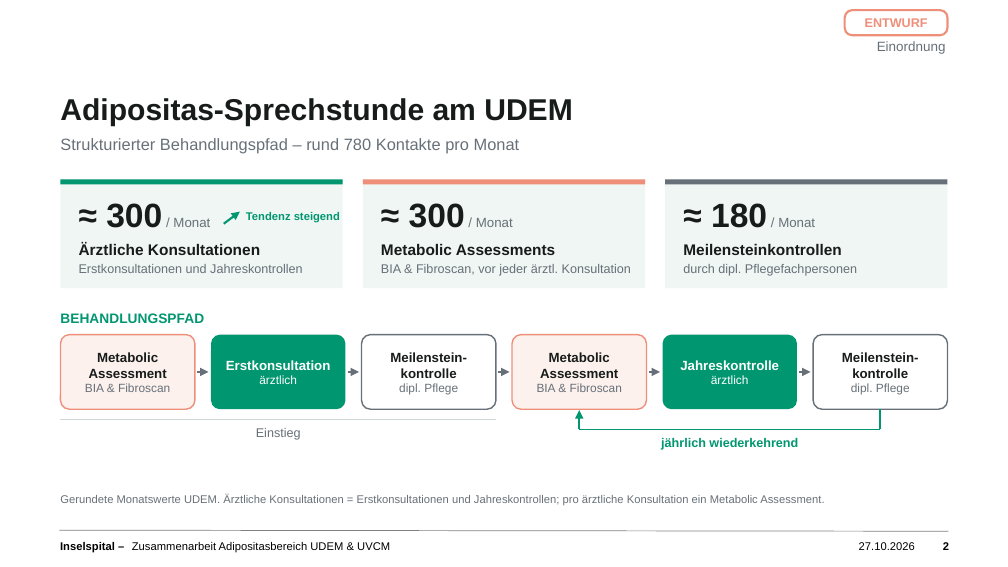
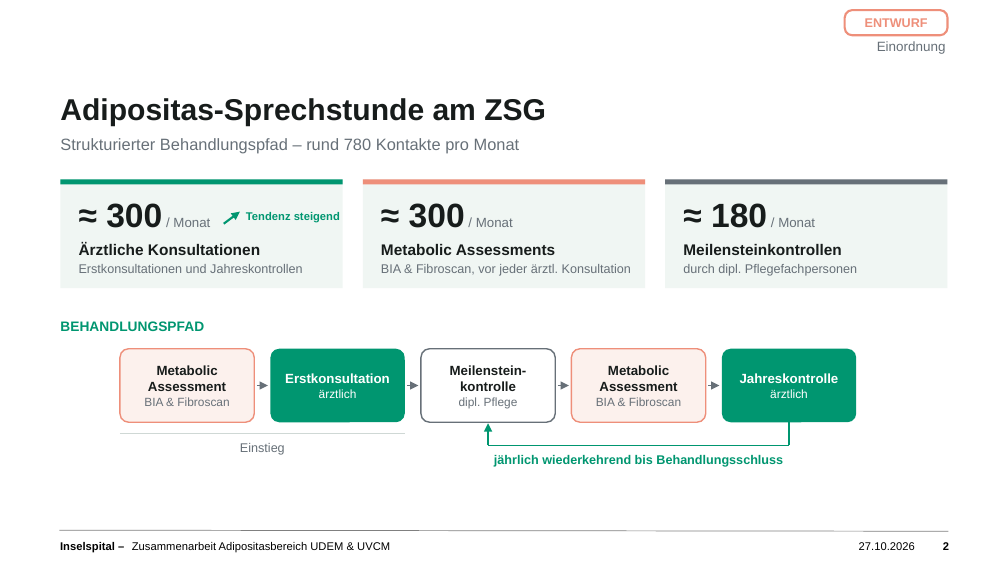
Before and after one commit to salmonplnk/Masterarbeit, a slide deck: slide 2 of praesentation/Zusammenarbeit_Adipositas_UDEM_UVCM_Entwurf.pptx. Drawn at 1008x567 pixels with LibreOffice and Linux fonts; fonts in the diff are those of the drawing; background and template pictures are left out. Boxes give left, top, right and bottom in pixels: in the first picture for what was removed or moved away, otherwise in the second. Text is boxed around its words. In the diff, an @@ line names an element or a change of style, - is before the commit and + after.

```diff
--- a/praesentation/Zusammenarbeit_Adipositas_UDEM_UVCM_Entwurf.pptx
+++ b/praesentation/Zusammenarbeit_Adipositas_UDEM_UVCM_Entwurf.pptx
@@ text at [60,98,546,127]: text changed @@
-Adipositas-Sprechstunde am UDEM
+Adipositas-Sprechstunde am ZSG
@@ text "BEHANDLUNGSPFAD": place and size @@
-text "BEHANDLUNGSPFAD" at [60,313,204,323]
+text "BEHANDLUNGSPFAD" at [60,321,204,331]
@@ rounded rectangle removed at [813,335,948,409] @@
-Meilenstein-
-kontrolle
-dipl. Pflege
@@ 5 rounded rectangles, 4 arrows: place and size @@
-5 rounded rectangles, 4 arrows at [60,335,796,409]
+5 rounded rectangles, 4 arrows at [120,349,856,422]
@@ arrow removed from (799, 372) to (810, 372) @@
@@ text "Einstieg": place and size @@
-text "Einstieg" at [256,428,301,440]
+text "Einstieg" at [240,443,285,455]
@@ line moved from (60, 419) - (496, 419) to (120, 433) - (405, 433) @@
@@ line moved from (880, 409) - (880, 429) to (488, 446) - (488, 423) @@
@@ line (488, 446) - (488, 423): line to arrow @@
@@ line moved from (880, 429) - (580, 429) to (789, 446) - (488, 446) @@
@@ arrow moved from (580, 429) - (580, 410) to (789, 422) - (789, 446) @@
@@ arrow (789, 422) - (789, 446): arrow to line @@
@@ text at [494,455,783,467]: text changed @@
-jährlich wiederkehrend
+jährlich wiederkehrend bis Behandlungsschluss
@@ text removed at [60,494,824,505] @@
-Gerundete Monatswerte UDEM. Ärztliche Konsultationen = Erstkonsultationen und Jahreskontrollen; pro ärztliche Konsultation ein Metabolic Assessment.
```
Also in this commit, not shown: 1 other slide changed.
